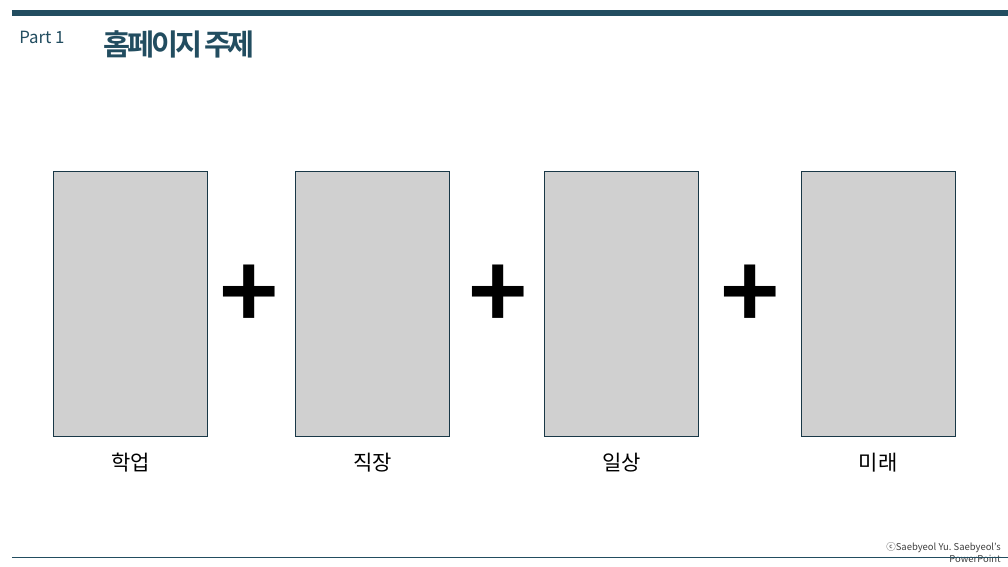
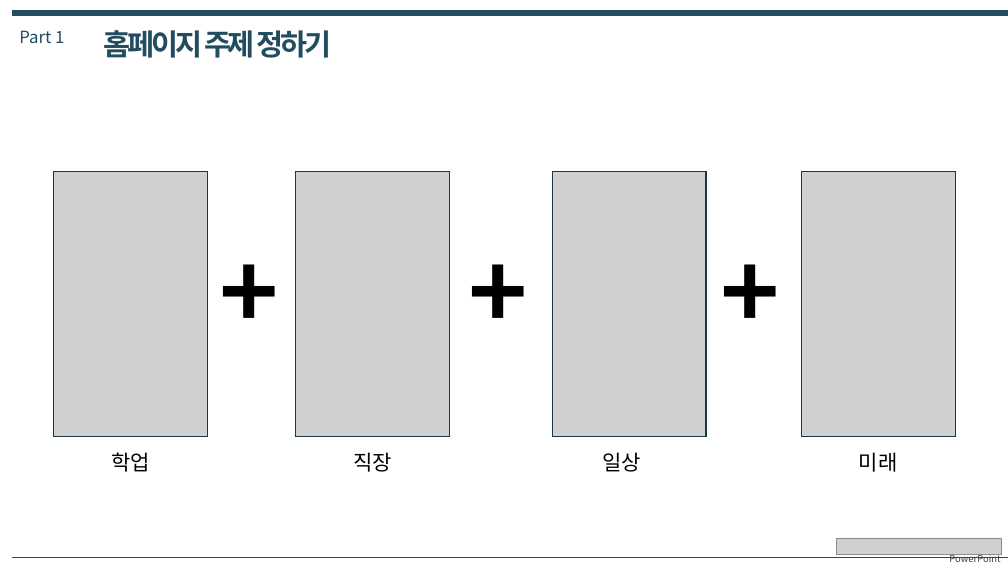
Before and after one commit to Busik-Kang/Busik-Kang.github.io, a slide deck: slide 5 of changwon/2022-2/WebPrograming/발표자료/(Web)20229350 강부식.pptx. Drawn at 1008x567 pixels with LibreOffice and Linux fonts; fonts in the diff are those of the drawing; grey boxes stand for pictures. Boxes give left, top, right and bottom in pixels: in the first picture for what was removed or moved away, otherwise in the second. Text is boxed around its words. In the diff, an @@ line names an element or a change of style, - is before the commit and + after.

```diff
--- a/changwon/2022-2/WebPrograming/발표자료/(Web)20229350 강부식.pptx
+++ b/changwon/2022-2/WebPrograming/발표자료/(Web)20229350 강부식.pptx
@@ text at (104, 30, 332, 58): text changed @@
-홈페이지 주제
+홈페이지 주제 정하기
@@ picture: place and size @@
-picture at (545, 171, 699, 436)
+picture at (553, 171, 706, 436)
@@ picture added at (837, 538, 1001, 555) @@
```
Also in this commit, not shown: 9 other slides changed.
